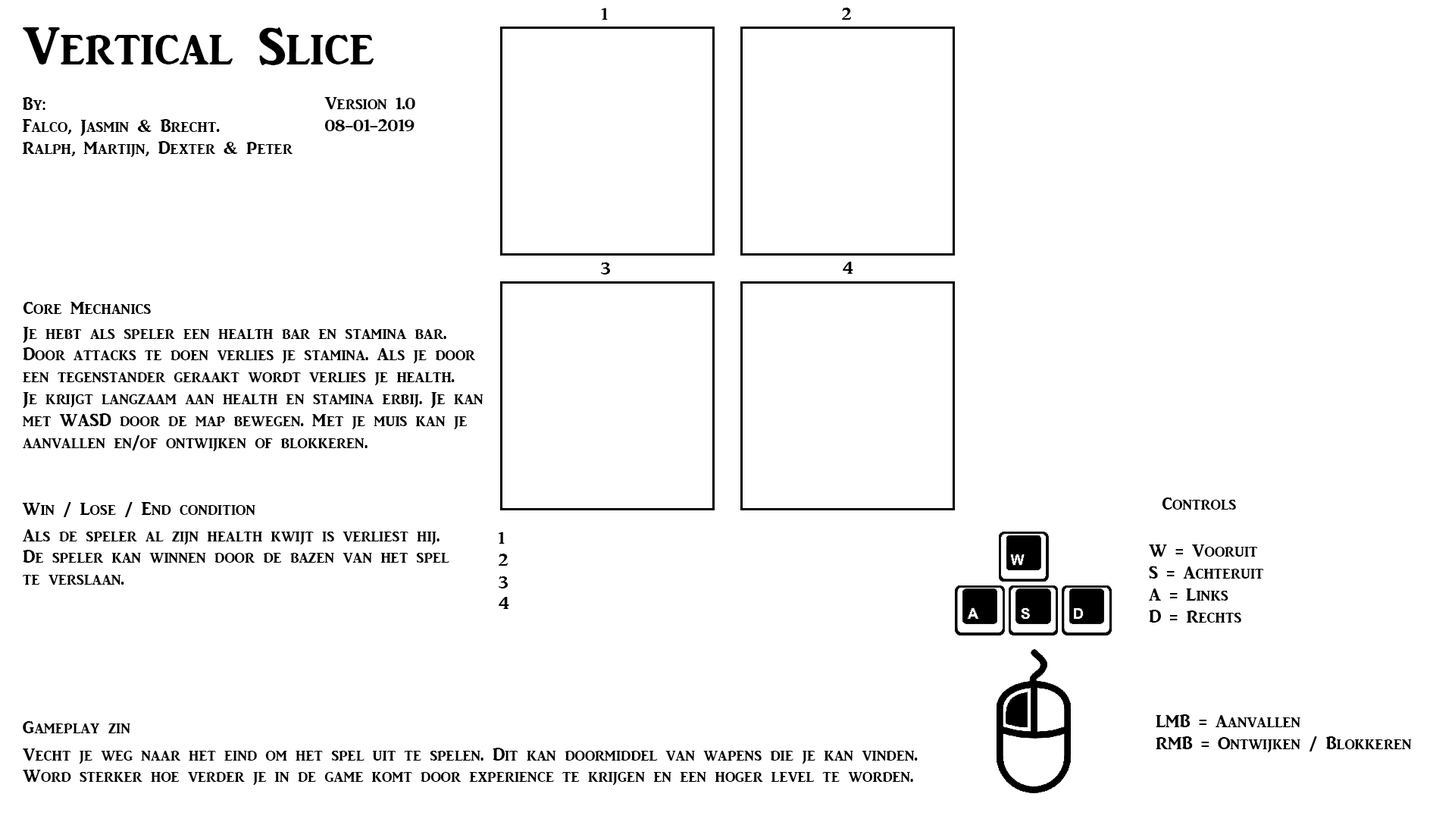
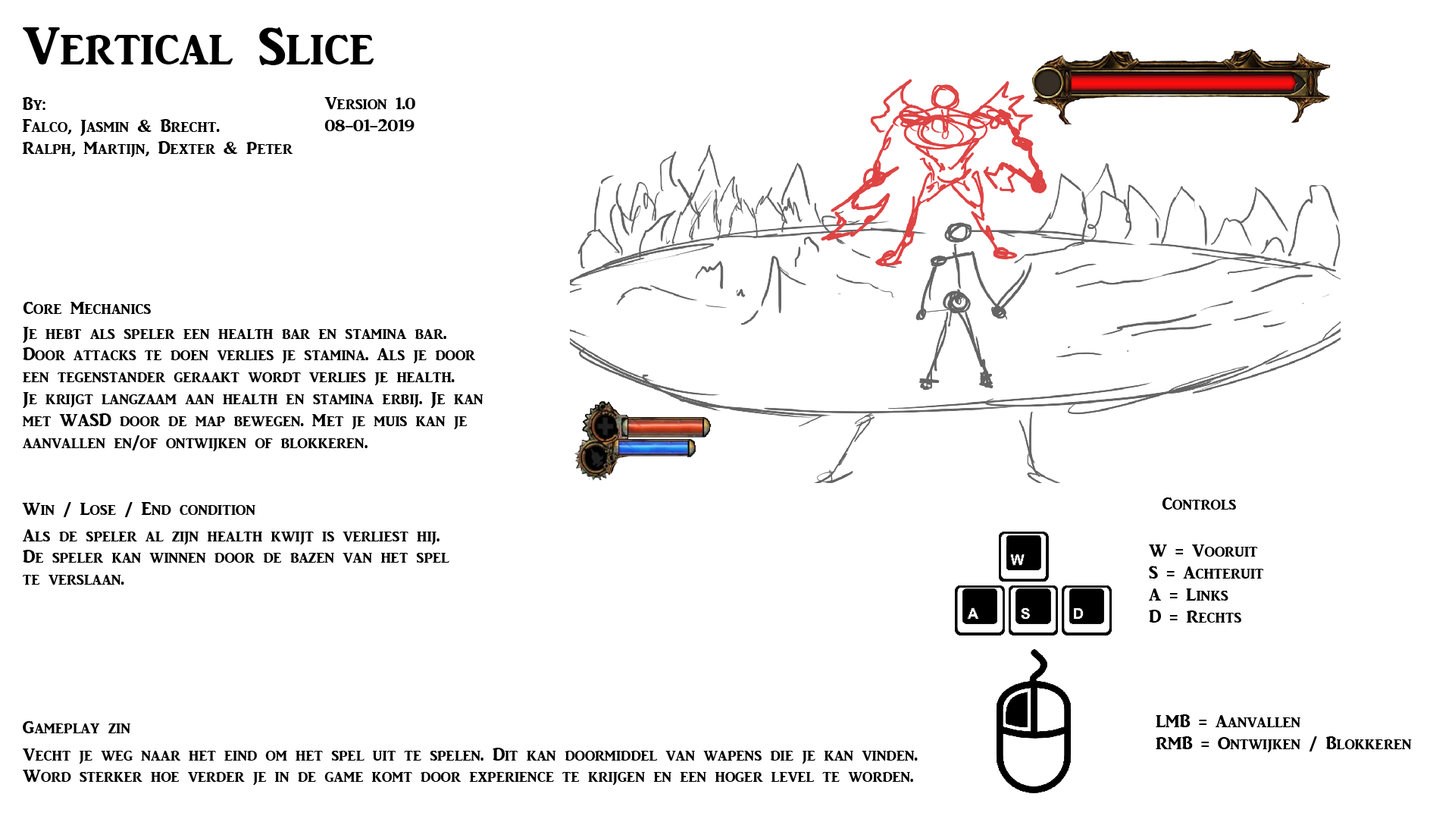
Before/after of a w=1455, h=819 layered artwork. What changed in the layer stack:
added layer "Laag 8" above "ffe182dd90c91e40a3593de2d1a1e751" over 1032, 48, 1335, 126
added layer "ffe182dd90c91e40a3593de2d1a1e751" above "Laag 7" over 573, 400, 711, 482
added layer "Laag 7" above "Laag 6" over 820, 78, 1048, 267
added layer "Laag 6" above "Laag 5" over 570, 144, 1341, 483
added layer "Laag 5" above "Laag 4" over 915, 222, 1033, 391
hid "speelveld" (1st of 4) over 740, 281, 956, 511
hid "speelveld" (2nd of 4) over 500, 281, 715, 511
hid "speelveld" (3rd of 4) over 740, 26, 956, 256
hid "speelveld" (4th of 4) over 500, 26, 715, 256
hid "3" over 600, 262, 611, 275
renamed "1 2 3 4" to (unnamed layer), painted on it over 497, 531, 510, 609
hid "4" over 842, 261, 854, 274
hid "2" over 842, 7, 852, 20
hid "1" over 601, 7, 608, 20
